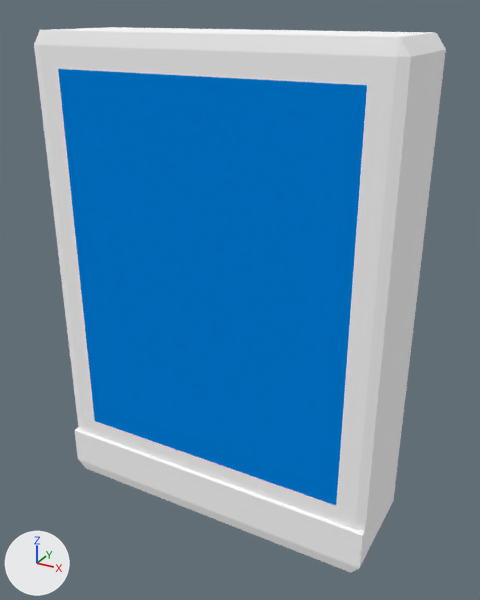
One commit to the Blender file Assets/Art/Models/Environment/BLEND_Environment_PlayingcardBox.blend: the scene before it, then after it.
The view is the same before and after, from a 50 mm camera at (0.0569, -0.0992, 0.0484) aimed at (0.0023, 0.0002, -0.0013). The lights are fixed; the arrows at lower left show +X, +Y and +Z.

The first picture shows 'PlayingCardBox'.
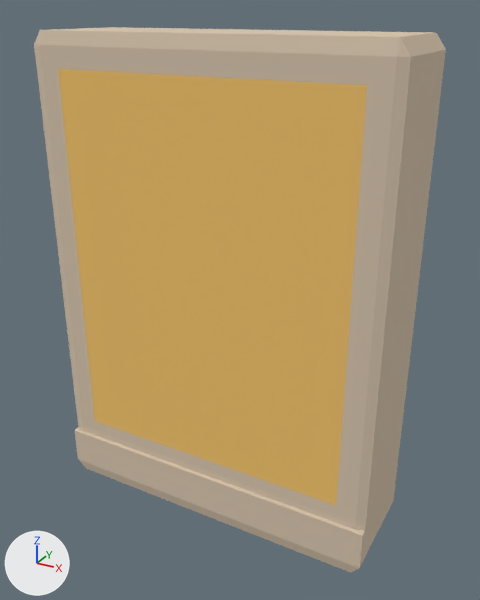
Where the change shows, as pixel boxes [x1, y1, x2, y2] in the pictures (480 x 600 px):
'PlayingCardBox', recoloured
    both: [34, 27, 446, 573]

The edits, one by one:
Material 'PlayingcardBoxBase' (mat_playingcardboxbase) changes colour from white #ffffff to beige #d9c7b0; in linear values from (1.0, 1.0, 1.0) to (0.694, 0.571, 0.434).
Material 'PLayingCardBoxSticker' (mat_playingcardboxsticker) changes colour from blue #0085e7 to orange #f5c771; in linear values from (0.0, 0.236, 0.8) to (0.913, 0.571, 0.165).
